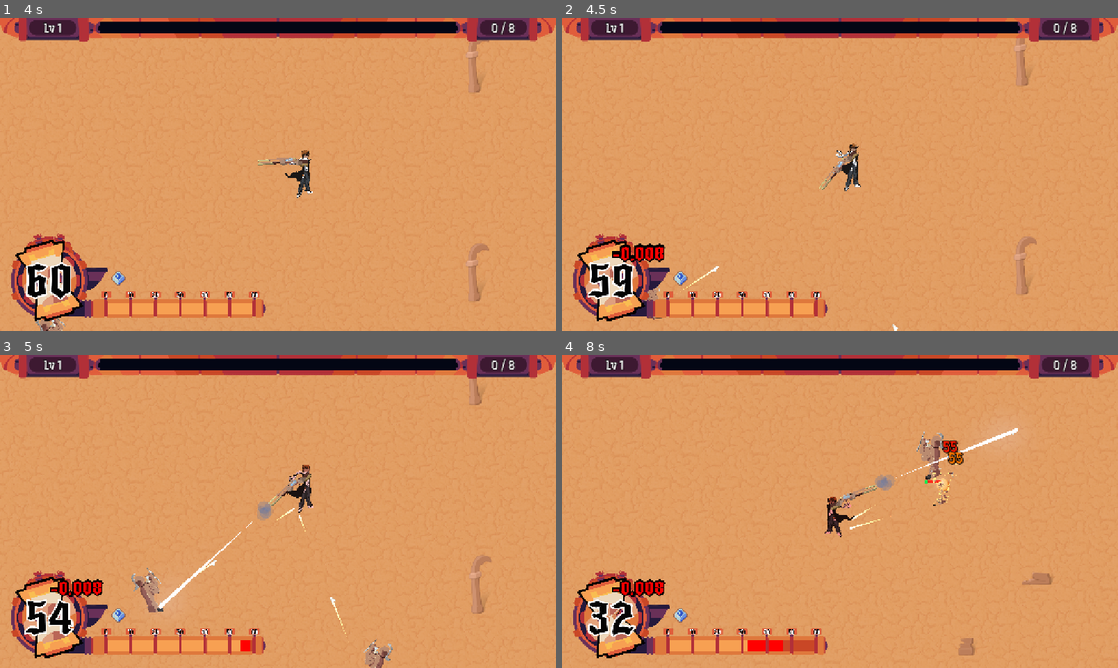
Above: before the commit, frames 1-4 (two rows, left to right).
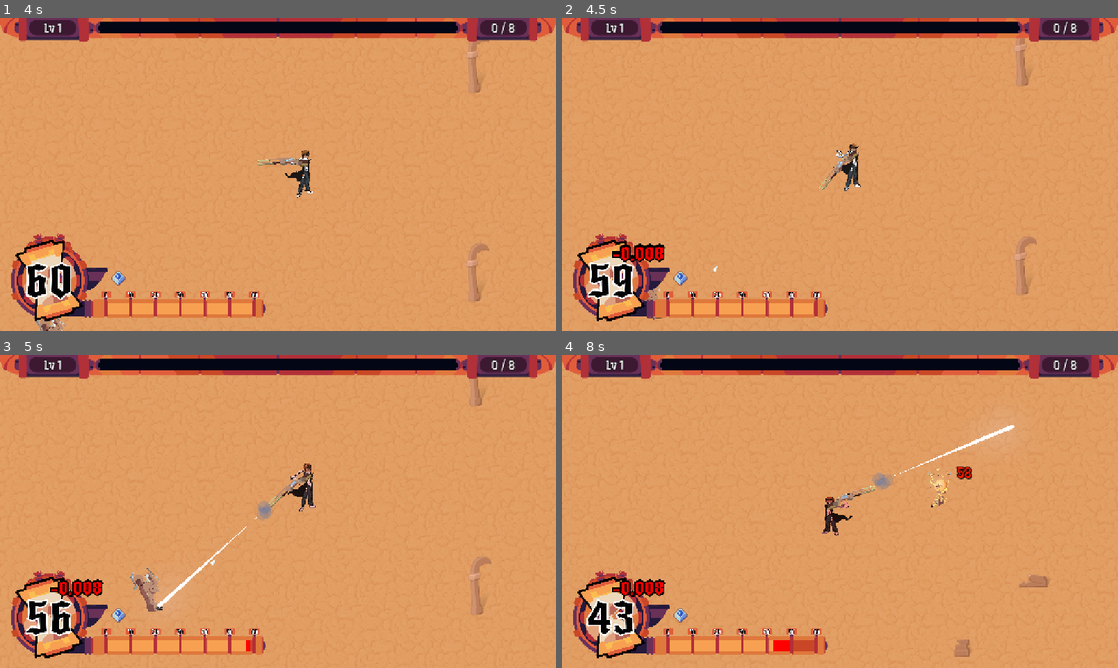
Above: after the commit, the same moments.

Repository: chiefpat450119/GMTK-2026
Game: Godot game, scene res://scenes/main.tscn
Same seed, same stepped clock (60 frames per second), same inputs: the game is played once before the commit and once after it.
Inputs (mouse positions are in pixels of both pictures, inside the frame that each line leads up to):
- Up to frame 1 (4 s): tap Enter at 0.5 s; move the mouse to (400, 158) at 0.52 s; hold D (Right) 0.53-1.25 s; tap Shift (Dash) at 0.6 s; click (400, 158) at 0.67 s; drag from (166, 190) to (250, 237) at 1.27 s; click "Play" at 2 s; move the mouse to (333, 105) at 2.77 s; hold D (Right) 2.78-3.5 s; tap U at 2.85 s; click "Rail Gun" at 3.5 s
- Up to frame 2 (4.5 s): drag from (812, 237) to (667, 315) at 4.27 s
- Up to frame 3 (5 s): no input
- Up to frame 4 (8 s): move the mouse to (1006, 558) at 5.02 s; hold A (Left) 5.03-5.75 s; tap Shift (Dash) at 5.1 s; drag from (673, 464) to (984, 358) at 5.77 s; move the mouse to (867, 511) at 6.52 s; hold S (Down) 6.53-7.25 s; tap U at 6.6 s; click (867, 511) at 6.67 s; drag from (756, 433) to (901, 480) at 7.27 s

Frame 1 is identical in both runs. In frame 2, less than 0.1% of the frame differs, in the area x 20-61%, y 79-100%; in frame 3, 1.4%; in frame 4, 2.6%, in the area x 4-89%, y 22-97%.

Commit message:
balancing

Diff:
--- a/scenes/entities/enemies/bash_enemy/bash_enemy.tscn
+++ b/scenes/entities/enemies/bash_enemy/bash_enemy.tscn
@@ -52,7 +52,7 @@
 decel_time = 0.15
 sprite = NodePath("AnimatedSprite2D")
 sand_drop_amt_stat = ExtResource("4_btkvs")
-sand_drop_amt_base = 5.0
+sand_drop_amt_base = 9.0
 metadata/_custom_type_script = "uid://bpy0krfc3lfl3"
 
 [node name="CollisionShape2D" parent="." index="0" unique_id=2036067485]
@@ -78,7 +78,7 @@
 shape = SubResource("RectangleShape2D_hitbx")
 
 [node name="HealthComponent" parent="." index="4" unique_id=2054313803]
-base_hp = 80.0
+base_hp = 100.0
 
 [node name="HealthBar" parent="." index="5" unique_id=1031431274]
 offset_left = -24.0
--- a/scenes/entities/enemies/enemy_spawner.gd
+++ b/scenes/entities/enemies/enemy_spawner.gd
@@ -4,12 +4,12 @@
 # indexed by wave_count
 # tweak pls i pulled these numbers out of my ass
 const BUDGET_TABLE: Array[int] = [
+	8,
 	10,
 	12,
 	14,
-	15,
 	16,
-	23,
+	20,
 	24,
 	26,
 	27,
--- a/scenes/entities/enemies/enemy_spawner.tscn
+++ b/scenes/entities/enemies/enemy_spawner.tscn
@@ -12,25 +12,25 @@
 [sub_resource type="Resource" id="Resource_wqkcr"]
 script = ExtResource("3_6mcpi")
 enemy_scene = ExtResource("4_vagx5")
-difficulty_rating = 2
+difficulty_rating = 4
 metadata/_custom_type_script = "uid://b87kvmux6rpvl"
 
 [sub_resource type="Resource" id="Resource_p0kws"]
 script = ExtResource("3_6mcpi")
 enemy_scene = ExtResource("5_vbtlo")
-difficulty_rating = 2
+difficulty_rating = 6
 metadata/_custom_type_script = "uid://b87kvmux6rpvl"
 
 [sub_resource type="Resource" id="Resource_dunn1"]
 script = ExtResource("3_6mcpi")
 enemy_scene = ExtResource("2_6mcpi")
-difficulty_rating = 4
+difficulty_rating = 8
 metadata/_custom_type_script = "uid://b87kvmux6rpvl"
 
 [sub_resource type="Resource" id="Resource_6gnc1"]
 script = ExtResource("3_6mcpi")
 enemy_scene = ExtResource("7_vbtlo")
-difficulty_rating = 6
+difficulty_rating = 24
 metadata/_custom_type_script = "uid://b87kvmux6rpvl"
 
 [node name="EnemySpawner" type="Node" unique_id=1487899817 node_paths=PackedStringArray("wave_timer")]
@@ -42,4 +42,4 @@
 metadata/_custom_type_script = "uid://c680wy8q4de83"
 
 [node name="Timer" type="Timer" parent="." unique_id=681572550]
-wait_time = 5.0
+wait_time = 6.0
--- a/scenes/entities/enemies/melee_enemy/melee_enemy.tscn
+++ b/scenes/entities/enemies/melee_enemy/melee_enemy.tscn
@@ -11,7 +11,7 @@
 size = Vector2(90.5, 88)
 
 [node name="MeleeEnemy" unique_id=2001656991 node_paths=PackedStringArray("sprite") instance=ExtResource("1_base")]
-scale = Vector2(0.6, 0.6)
+scale = Vector2(0.85, 0.85)
 collision_mask = 2
 script = ExtResource("2_mel")
 accel_time = 0.5
@@ -35,7 +35,7 @@
 hit_knockback = 950.0
 knockback_time = 0.28
 sand_drop_amt_stat = ExtResource("3_yy0l1")
-sand_drop_amt_base = 3.0
+sand_drop_amt_base = 5.0
 metadata/_custom_type_script = "uid://nvjvpqlhmrcl"
 
 [node name="AtkComponent_Area2D#CollisionShape2D" type="CollisionShape2D" parent="." index="0" unique_id=2036067485]
@@ -43,7 +43,7 @@
 shape = SubResource("RectangleShape2D_hitbx")
 
 [node name="HealthComponent" parent="." index="4" unique_id=2054313803]
-base_hp = 100.0
+base_hp = 60.0
 
 [node name="HitFeedback" type="Node" parent="." index="5" unique_id=869397989 node_paths=PackedStringArray("health", "sprite")]
 script = ExtResource("5_xb2f6")
--- a/scenes/entities/enemies/shooter_enemy/shooter_enemy.tscn
+++ b/scenes/entities/enemies/shooter_enemy/shooter_enemy.tscn
@@ -9,7 +9,6 @@
 [ext_resource type="Texture2D" uid="uid://deacj6dv6aeoi" path="res://assets/enemies/range/Ranged enemy idle2.png" id="7_do2mk"]
 [ext_resource type="Script" uid="uid://sqe3naukul5d" path="res://components/hit_feedback.gd" id="8_do2mk"]
 [ext_resource type="PackedScene" uid="uid://chitburst0001" path="res://scenes/effects/hit_burst.tscn" id="9_burst"]
-[ext_resource type="Resource" uid="uid://ctrailen0001" path="res://resources/trails/enemy_shot_trail.tres" id="10_trlen"]
 
 [sub_resource type="RectangleShape2D" id="RectangleShape2D_i4fwd"]
 size = Vector2(59, 126.5)
@@ -35,7 +34,7 @@
 shoot_interval = 0.5
 wait_interval = 0.2
 projectile_scene = ExtResource("3_sht")
-projectile_trail = ExtResource("10_trlen")
+projectile_trail = null
 projectile_spawn_point = NodePath("ProjectileSpawnPoint")
 min_range = 300.0
 max_range = 331.66
@@ -44,7 +43,7 @@
 accel_time = 0.2
 decel_time = 0.3
 sand_drop_amt_stat = ExtResource("5_jtqir")
-sand_drop_amt_base = 5.0
+sand_drop_amt_base = 8.0
 metadata/_custom_type_script = "uid://bxuivfn5rjpl5"
 
 [node name="CollisionShape2D" parent="." index="0" unique_id=2036067485]
--- a/scenes/entities/enemies/tank_enemy/tank_enemy.tscn
+++ b/scenes/entities/enemies/tank_enemy/tank_enemy.tscn
@@ -37,7 +37,7 @@
 hit_knockback = 280.0
 knockback_time = 0.4
 sand_drop_amt_stat = ExtResource("3_lqypu")
-sand_drop_amt_base = 10.0
+sand_drop_amt_base = 20.0
 metadata/_custom_type_script = "uid://nvjvpqlhmrcl"
 
 [node name="CollisionShape2D" parent="." index="0" unique_id=2036067485]
@@ -56,7 +56,7 @@
 shape = SubResource("RectangleShape2D_hitbx")
 
 [node name="HealthComponent" parent="." index="3" unique_id=2054313803]
-base_hp = 500.0
+base_hp = 400.0
 
 [node name="HealthBar" parent="." index="4" unique_id=1031431274]
 offset_top = 66.47058
--- a/scenes/entities/weapons/railgun.tscn
+++ b/scenes/entities/weapons/railgun.tscn
@@ -17,13 +17,13 @@
 script = ExtResource("1_2j11h")
 max_charge_amount = 4.0
 charge_rate = 1.0
-max_damage = 500.0
+max_damage = 700.0
 charge_fill = NodePath("Sprite2D/ChargeFill")
 charge_sfx = &"laser_charge"
 spend_sand_event = ExtResource("2_yy7j6")
 sprite = NodePath("Sprite2D")
 base_damage = 50.0
-base_fire_cooldown = 0.25
+base_fire_cooldown = 0.5
 base_cost = 0.5
 base_penetration = 3
 damage_stat = ExtResource("2_0er5g")
